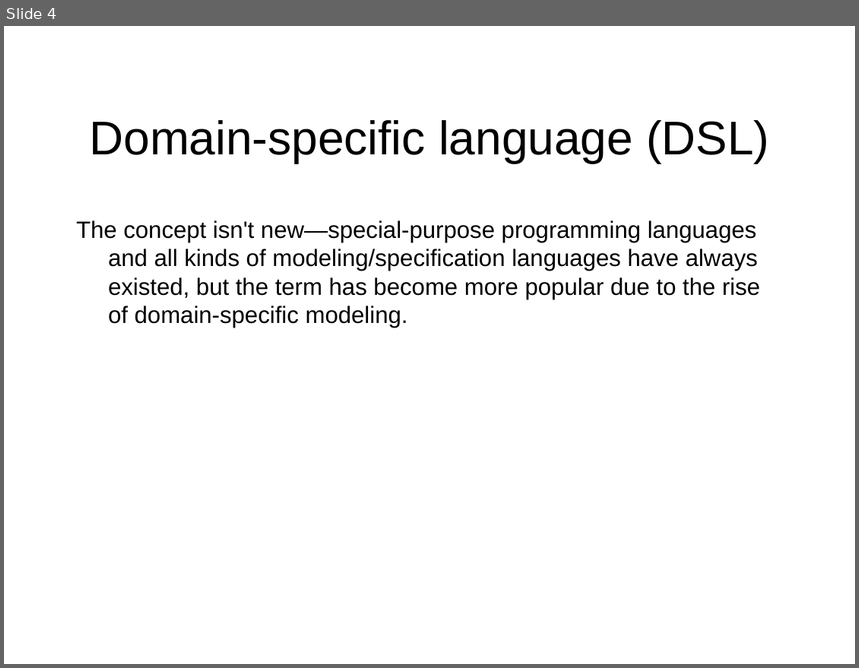
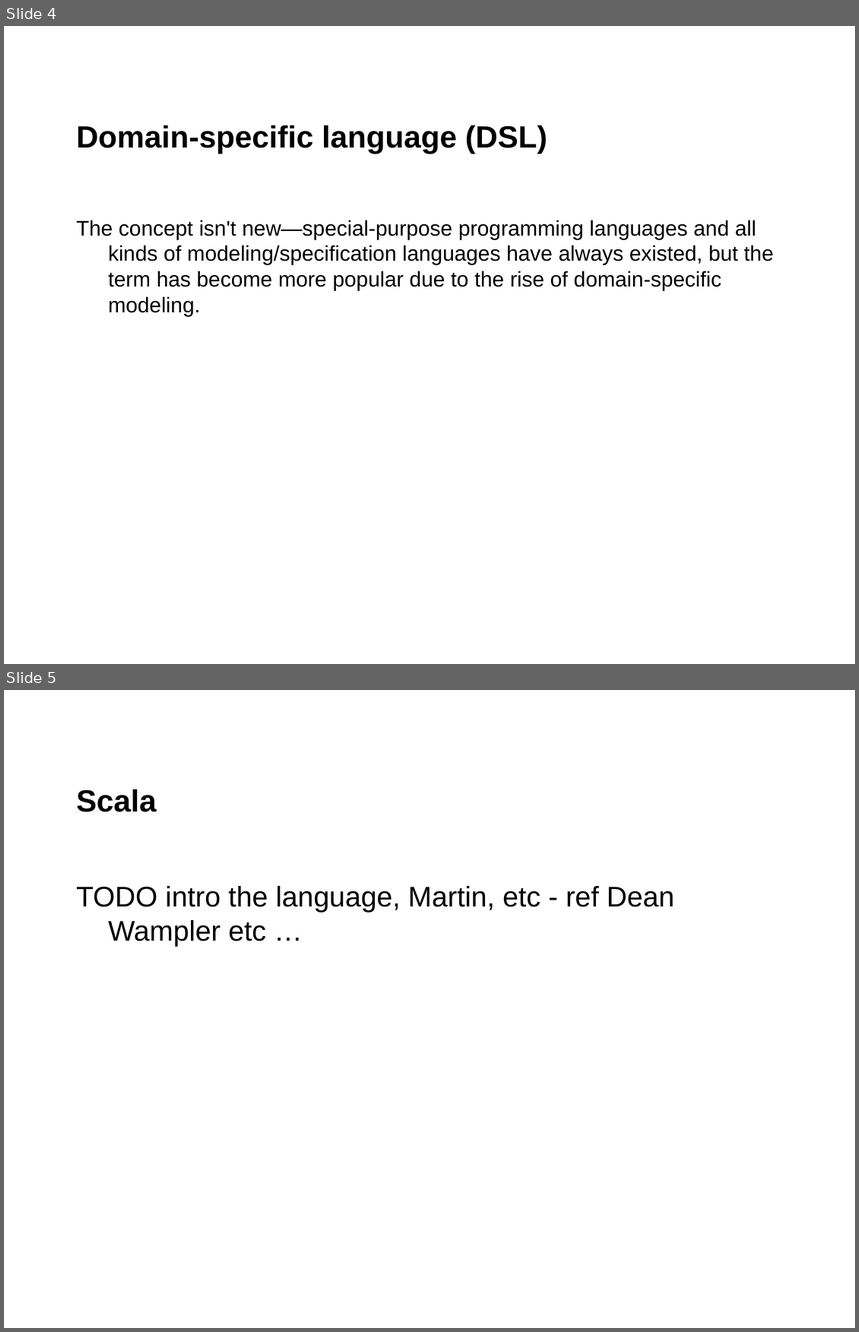
Before and after one commit to jgoodsen/agile2010, a slide deck: dsl.ppt. Shown one above the other, each under a label of ours: slide 4 before the commit, slides 4 and 5 after it. The pictures are 859x668 and 859x1332 pixels, drawn with LibreOffice and Linux fonts; fonts in the diff are those of the drawing; background and template pictures are left out. Boxes give left, top, right and bottom in pixels: in the first picture for what was removed or moved away, otherwise in the second. Text is boxed around its words. In the diff, an @@ line names an element or a change of style, - is before the commit and + after.

```diff
--- a/dsl.ppt
+++ b/dsl.ppt
@@ slide 5 added at box(4, 690, 855, 1328), background #FFFFFF @@
@@ title added at box(76, 789, 157, 812), 26 pt, text #000000, bold @@
+Scala
@@ text added at box(76, 886, 674, 947), 24 pt, text #000000 @@
+TODO intro the language, Martin, etc - ref Dean Wampler etc …
@@ slide 4 changed as well @@
@@ title "Domain-specific language (DSL)" at box(76, 125, 547, 154): size 40 to 26 pt, bold on; alignment centre to left @@
@@ text "The concept isn't new—special-purpose programming ..." at box(76, 220, 774, 316): size 20 to 18 pt @@
```
Also in this commit, not shown: 7 other slides changed, 4 other slides added, 1 other file.
